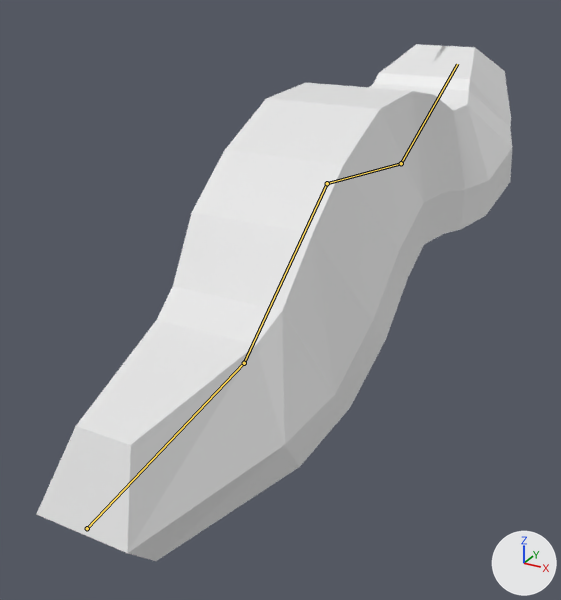
Renders of the Blender file assets/models/creatures/worm.blend from each side of a commit.
The view is the same before and after, from a 50 mm camera at (0.345, -0.844, 0.395) aimed at (-0.056, -0.115, 0.03). The axes (+X, +Y, +Z) are drawn at lower right. The lights are the same throughout. Both versions are drawn at frame 3 of the action 'hurt'; the numbers are the values there. The bones that bend it are drawn over the model as lines.

Objects in the first picture: 'worm_mesh'.
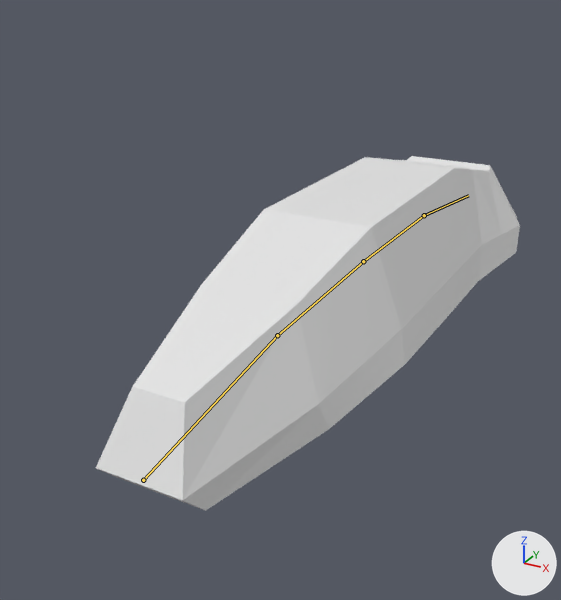
Pixel boxes (x1, y1, x2, y2) of what changed, in the pictures (561 x 600 px):
```json
{"object": "worm_mesh", "change": "posed", "before": [36, 44, 512, 561], "after": [96, 156, 520, 511], "on screen": "11% narrower, 31% shorter"}
{"bone": "seg.002", "before": "(87, 528) to (244, 363)", "after": "(143, 480) to (277, 335)"}
{"bone": "seg.001", "before": "(244, 363) to (327, 183)", "after": "(277, 335) to (363, 261)"}
{"bone": "seg", "before": "(327, 183) to (401, 163)", "after": "(363, 261) to (424, 215)"}
{"bone": "head", "before": "(401, 163) to (457, 64)", "after": "(424, 215) to (468, 195)"}
```

Edits to the scene script, one JSON object a line:
```json
{"block": "bone_seg_002", "where": "bone_seg_002 = bpy.data.objects['worm'].pose.bones['seg.002']"}
{"op": "set", "path": "bone_seg_002.location", "old": "(0.0, -0.066, 0.01)", "new": "(0.0, 0.0, 0.0)"}
{"block": "bone_seg_001", "where": "bone_seg_001 = bpy.data.objects['worm'].pose.bones['seg.001']  # child of 'seg.002'"}
{"op": "set", "path": "bone_seg_001.rotation_quaternion", "old": "(0.953, 0.303, 0.0, 0.0)", "new": "(1.0, 0.0, 0.0, 0.0)", "note": "degrees (35, 0, 0) -> degrees (0, 0, 0)"}
{"block": "bone_seg", "where": "bone_seg = bpy.data.objects['worm'].pose.bones['seg']  # child of 'seg.001'"}
{"op": "set", "path": "bone_seg.rotation_quaternion", "old": "(0.936, -0.351, 0.0, 0.0)", "new": "(1.0, 0.0, 0.0, 0.0)", "note": "degrees (-41, 0, 0) -> degrees (0, 0, 0)"}
{"block": "bone_head", "where": "bone_head = bpy.data.objects['worm'].pose.bones['head']  # child of 'seg'"}
{"op": "set", "path": "bone_head.rotation_quaternion", "old": "(0.945, 0.328, 0.0, 0.0)", "new": "(1.0, 0.0, 0.0, 0.0)", "note": "degrees (38, 0, 0) -> degrees (0, 0, 0)"}
```
